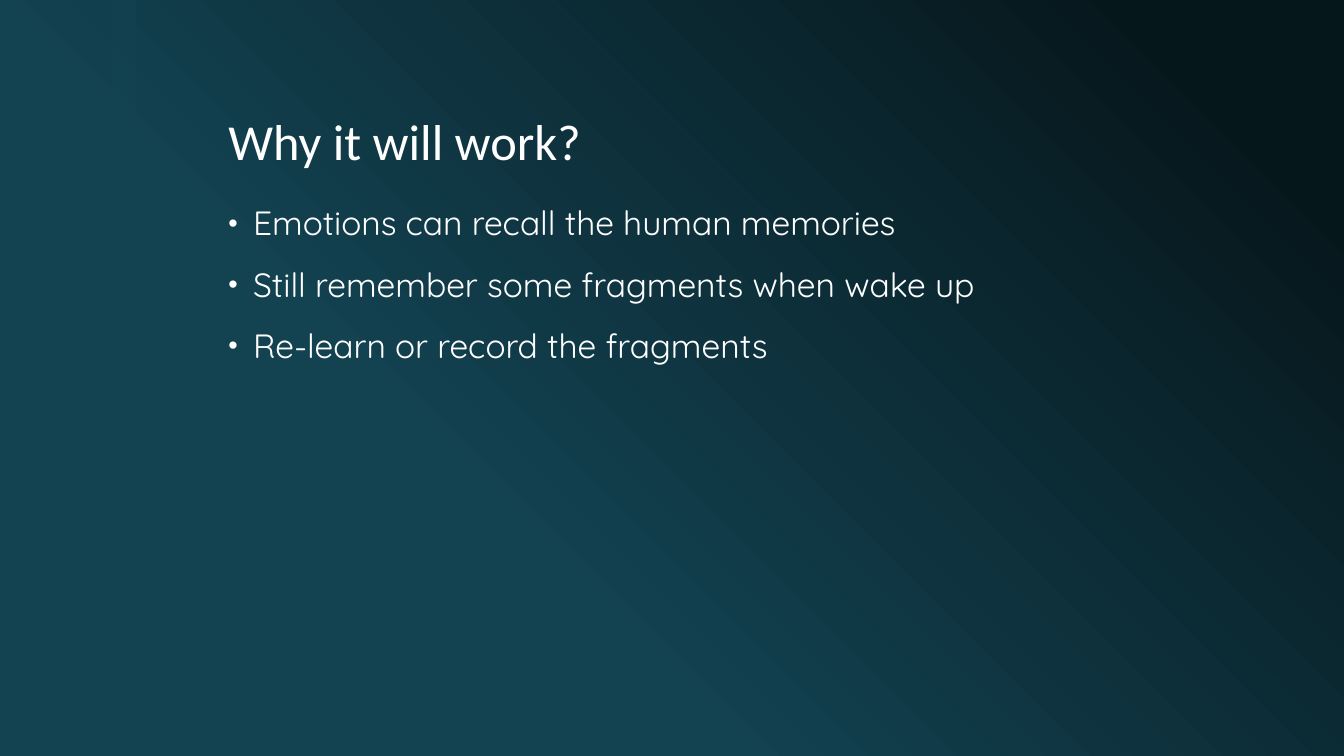
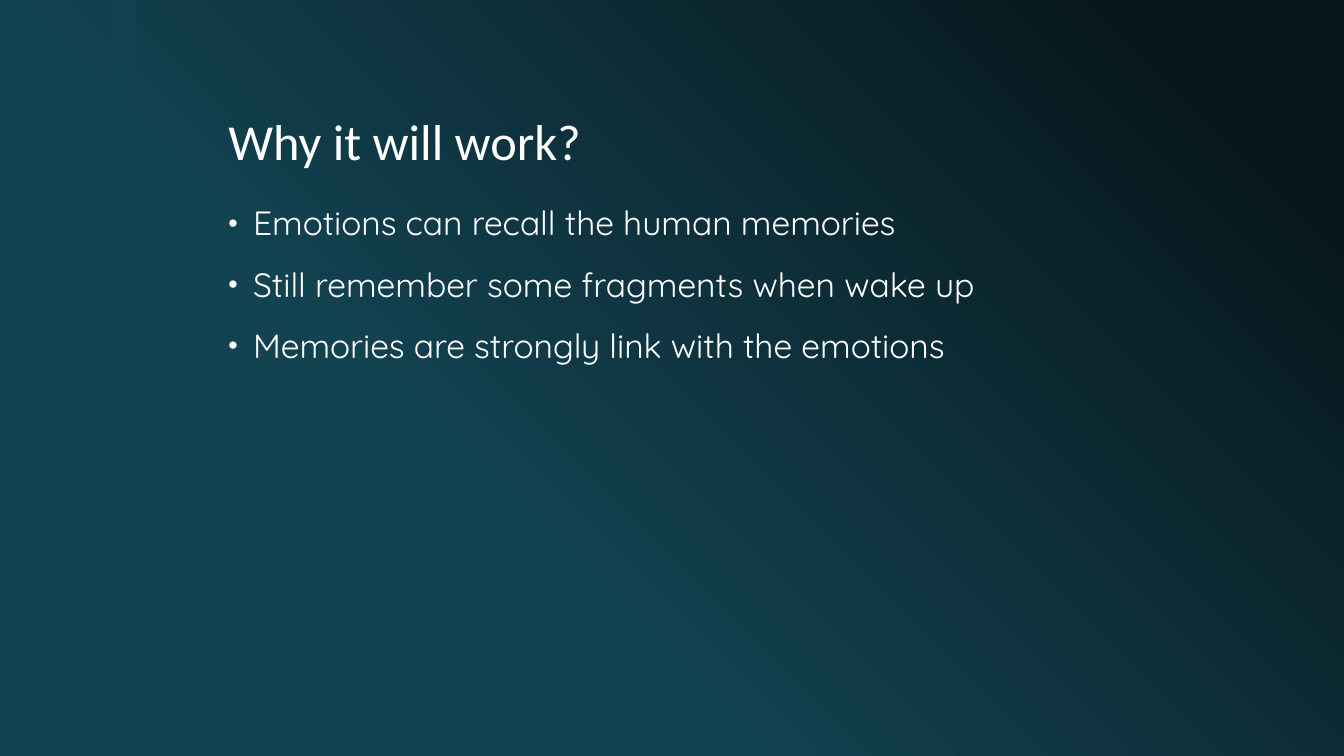
Before and after one commit to zht1hao/518-project, a slide deck: slide 8 of 518 project presentation.pptx (slide 5 before the commit). Drawn at 1344x756 pixels with LibreOffice and Linux fonts; fonts in the diff are those of the drawing; background and template pictures are left out. Boxes give left, top, right and bottom in pixels: in the first picture for what was removed or moved away, otherwise in the second. Text is boxed around its words. In the diff, an @@ line names an element or a change of style, - is before the commit and + after.

```diff
--- a/518 project presentation.pptx
+++ b/518 project presentation.pptx
@@ text at bbox=[253, 333, 944, 365]: text changed @@
-• Re-learn or record the fragments
+• Memories are strongly link with the emotions
```
